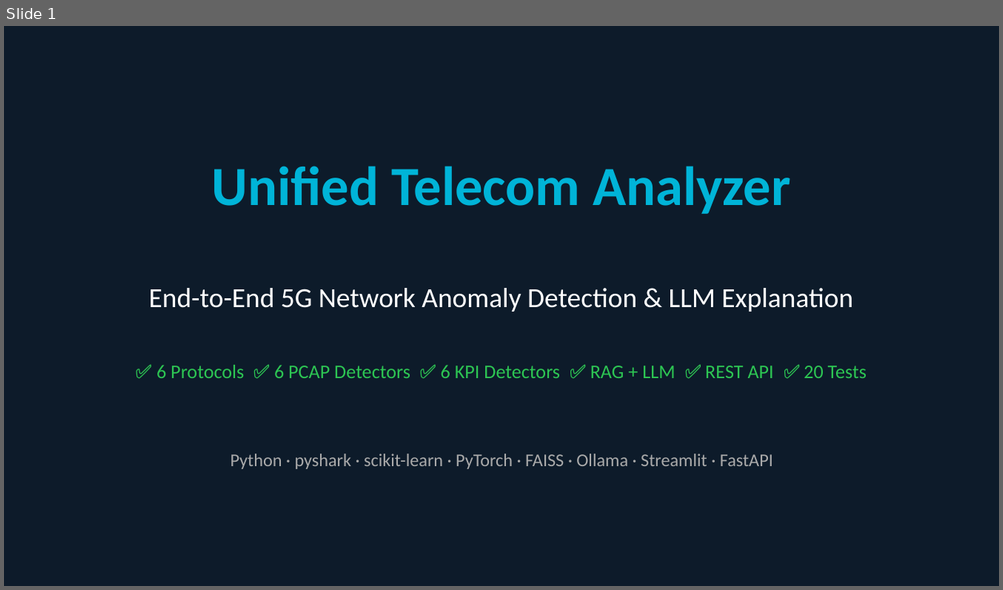
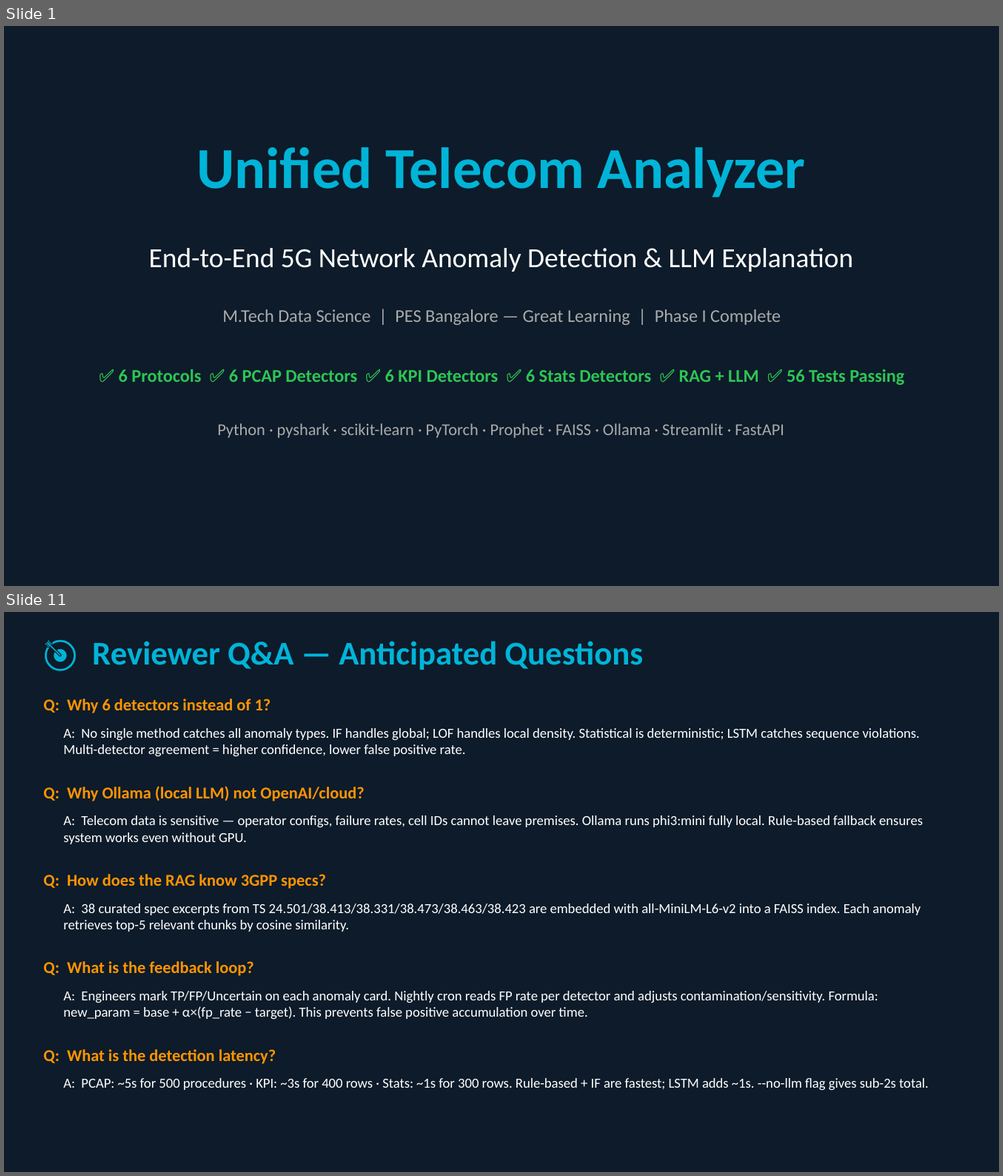
Before and after one commit to vikasrai-tech/telecom-analyzer, a slide deck: docs/Project_Overview_Final.pptx. Shown one above the other, each under a label of ours: slide 1 before the commit, slides 1 and 11 after it; the slides between them are not shown. The pictures are 1003x590 and 1003x1176 pixels, drawn with LibreOffice and Linux fonts; fonts in the diff are those of the drawing. Boxes give left, top, right and bottom in pixels: in the first picture for what was removed or moved away, otherwise in the second. Text is boxed around its words. In the diff, an @@ line names an element or a change of style, - is before the commit and + after.

Commit message:
docs: regenerate final PPT — 12 slides, Phase I complete
Updated: 56 tests (was 20), Stats detection slide, MLOps/Feedback slide,
Demo Flow slide, updated Q&A, summary reflects all 18 detectors.

```diff
--- a/docs/Project_Overview_Final.pptx
+++ b/docs/Project_Overview_Final.pptx
@@ slide 11 added at (4,612,999,1172), background #0D1B2A @@
@@ text added at (92,641,643,670), 24 pt, text #00B4D8, bold @@
+🎯 Reviewer Q&A — Anticipated Questions
@@ text added at (43,699,271,713), 12 pt, text #FF9400, bold @@
+Q: Why 6 detectors instead of 1?
@@ text added at (63,728,919,757), 10 pt, text #FFFFFF @@
+A: No single method catches all anomaly types. IF handles global; LOF handles local density. Statistical is deterministic; LSTM catches sequence violations. Multi-detector agreement = higher confidence, lower false positive rate.
@@ text added at (43,786,364,801), 12 pt, text #FF9400, bold @@
+Q: Why Ollama (local LLM) not OpenAI/cloud?
@@ text added at (63,816,922,844), 10 pt, text #FFFFFF @@
+A: Telecom data is sensitive — operator configs, failure rates, cell IDs cannot leave premises. Ollama runs phi3:mini fully local. Rule-based fallback ensures system works even without GPU.
@@ text added at (43,874,326,889), 12 pt, text #FF9400, bold @@
+Q: How does the RAG know 3GPP specs?
@@ text added at (63,904,920,932), 10 pt, text #FFFFFF @@
+A: 38 curated spec excerpts from TS 24.501/38.413/38.331/38.473/38.463/38.423 are embedded with all-MiniLM-L6-v2 into a FAISS index. Each anomaly retrieves top-5 relevant chunks by cosine similarity.
@@ text added at (43,961,254,976), 12 pt, text #FF9400, bold @@
+Q: What is the feedback loop?
@@ text added at (63,991,878,1020), 10 pt, text #FFFFFF @@
+A: Engineers mark TP/FP/Uncertain on each anomaly card. Nightly cron reads FP rate per detector and adjusts contamination/sensitivity. Formula: new_param = base + α×(fp_rate − target). This prevents false positive accumulation over time.
@@ text added at (43,1049,276,1064), 12 pt, text #FF9400, bold @@
+Q: What is the detection latency?
@@ text added at (63,1078,928,1090), 10 pt, text #FFFFFF @@
+A: PCAP: ~5s for 500 procedures · KPI: ~3s for 400 rows · Stats: ~1s for 300 rows. Rule-based + IF are fastest; LSTM adds ~1s. --no-llm flag gives sub-2s total.
@@ slide 1 changed as well @@
@@ text "Unified Telecom Analyzer": place and size @@
-text "Unified Telecom Analyzer" at (212,166,791,214)
+text "Unified Telecom Analyzer" at (197,147,805,198)
@@ text "Unified Telecom Analyzer" at (197,147,805,198): size 40 to 42 pt @@
@@ text "End-to-End 5G Network Anomaly Detection ...": place and size @@
-text "End-to-End 5G Network Anomaly Detection ..." at (149,288,853,312)
+text "End-to-End 5G Network Anomaly Detection ..." at (149,248,853,272)
@@ text added at (222,309,780,325), 13 pt, text #AAAAAA @@
+M.Tech Data Science | PES Bangalore — Great Learning | Phase I Complete
@@ text at (119,369,904,385): text changed; size 14 to 13 pt; bold on @@
-✅ 6 Protocols ✅ 6 PCAP Detectors ✅ 6 KPI Detectors ✅ RAG + LLM ✅ REST API ✅ 20 Tests
+✅ 6 Protocols ✅ 6 PCAP Detectors ✅ 6 KPI Detectors ✅ 6 Stats Detectors ✅ RAG + LLM ✅ 56 Tests Passing
@@ text at (217,423,784,438): text changed; size 13 to 12 pt @@
-Python · pyshark · scikit-learn · PyTorch · FAISS · Ollama · Streamlit · FastAPI
+Python · pyshark · scikit-learn · PyTorch · Prophet · FAISS · Ollama · Streamlit · FastAPI
```
Also in this commit, not shown: 7 other slides changed, 3 other slides added, 2 slides removed, 1 other file.
